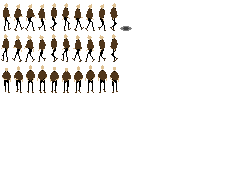
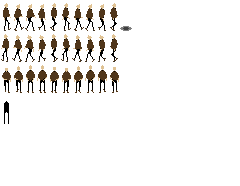
Two versions of the same layered image (240×186). Layer-by-layer changes:
added layer "Layer" above "walking right poncho" over [4, 101, 9, 124]
